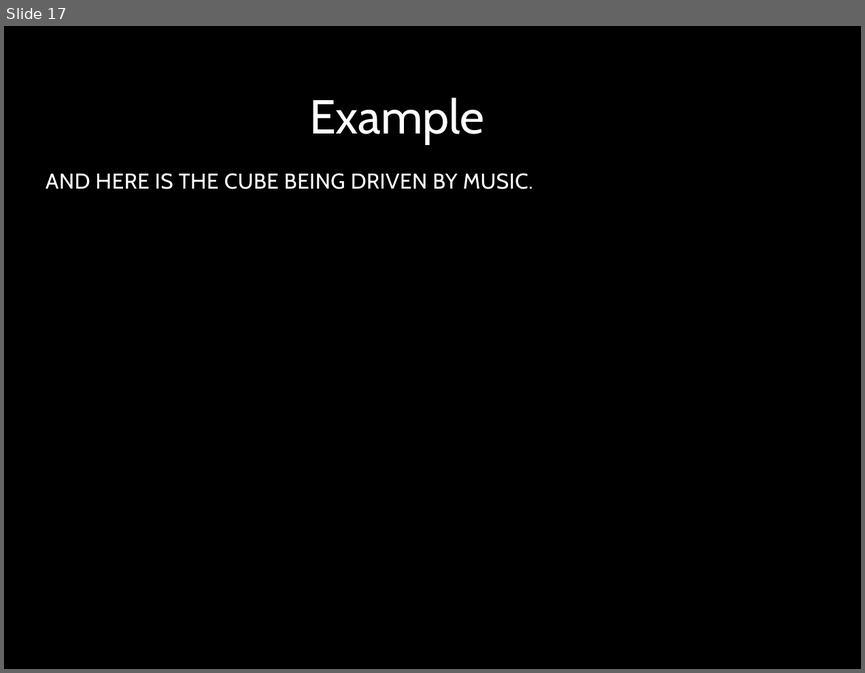
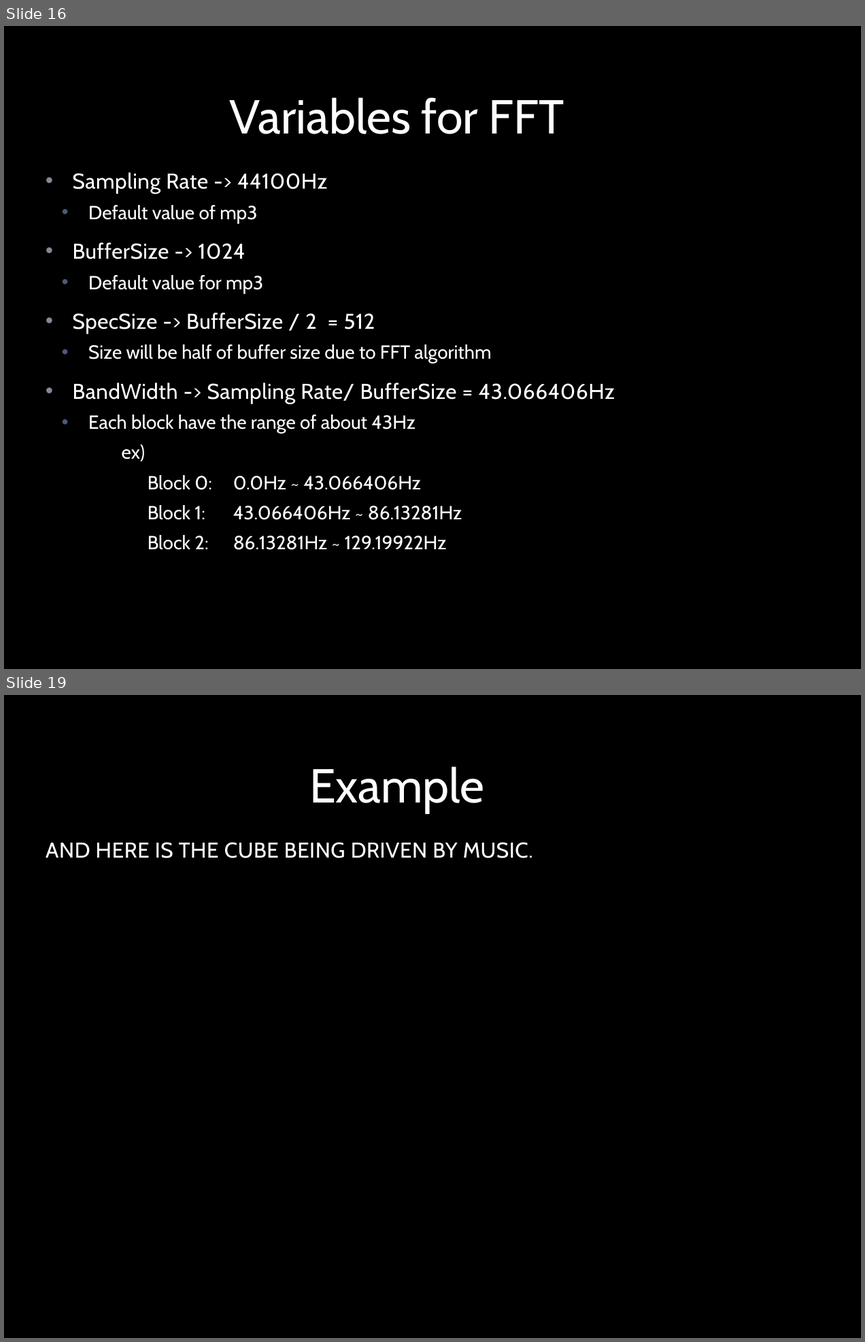
Before and after one commit to jjliang/5x5x5LEDCubeArduino, a slide deck: 5x5x5 LED Cube.pptx. Shown one above the other, each under a label of ours: slide 17 before the commit, slides 16 and 19 after it; the slides between them are not shown. The pictures are 865x673 and 865x1342 pixels, drawn with LibreOffice and Linux fonts; fonts in the diff are those of the drawing; background and template pictures are left out. Boxes give left, top, right and bottom in pixels: in the first picture for what was removed or moved away, otherwise in the second. Text is boxed around its words. In the diff, an @@ line names an element or a change of style, - is before the commit and + after.

Commit message:
Updated Power Point
Add one slide (Variables for FFT)
Edit some of the slides.
Add pictures

```diff
--- a/5x5x5 LED Cube.pptx
+++ b/5x5x5 LED Cube.pptx
@@ slide 16 added at box(4, 26, 861, 669), background picture (left out); not listed: 1 template element that a slide beside it also shows @@
@@ title added at box(230, 97, 564, 134), 40 pt, text #FFFFFF @@
+Variables for FFT
@@ text added at box(73, 172, 615, 550), 16 pt, text #FFFFFF @@
+• Sampling Rate -> 44100Hz
+  • Default value of mp3
+• BufferSize -> 1024
+  • Default value for mp3
+• SpecSize -> BufferSize / 2 = 512
+  • Size will be half of buffer size due to FFT algorithm
+• BandWidth -> Sampling Rate/ BufferSize = 43.066406Hz
+  • Each block have the range of about 43Hz
+  ex)
+  Block 0: 0.0Hz ~ 43.066406Hz
+  Block 1: 43.066406Hz ~ 86.13281Hz
+  Block 2: 86.13281Hz ~ 129.19922Hz
@@ what was slide 17 is now slide 19 @@
```
Also in this commit, not shown: 5 slides changed, 1 other slide added.
